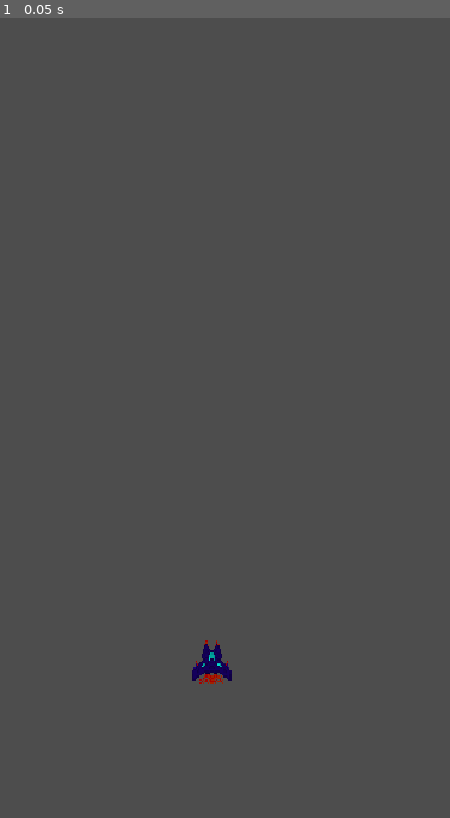
Above: before the commit, frame 1.
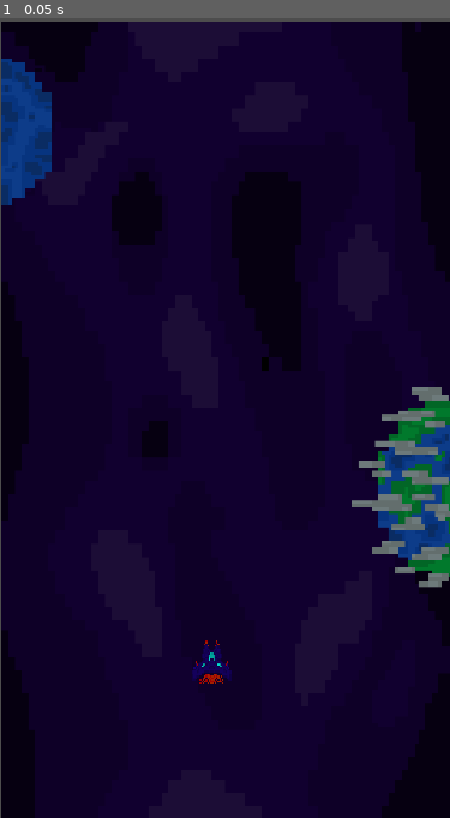
Above: after the commit, the same moment.

Repository: Cruzdabest/runaway-from-zombie-
Game: Godot game, scene res://assets/node_2d.tscn
Same seed, same stepped clock (60 frames per second), same inputs: the game is played once before the commit and once after it.
Inputs:
- Up to frame 1 (0.05 s): no input

The runs differ from the first frame. In frame 1, 99% of the frame differs, in the area x 0-100%, y 0-100%.

Commit message:
Add animated background sprites and configure sprite frames

Diff:
--- a/assets/node_2d.tscn
+++ b/assets/node_2d.tscn
@@ -2,8 +2,92 @@
 
 [ext_resource type="Script" uid="uid://dcp26dsc587cp" path="res://assets/scripts/node_2d.gd" id="1_nyviw"]
 [ext_resource type="PackedScene" uid="uid://b3ivuqpo66mdy" path="res://player.tscn" id="2_2n18y"]
+[ext_resource type="Texture2D" uid="uid://en23mktxf6x6" path="res://assets/Tatsuya/background/l0_sprite_01.png" id="2_pt6oa"]
+[ext_resource type="Texture2D" uid="uid://bcagejjql6f1y" path="res://assets/Tatsuya/background/l0_sprite_02.png" id="3_hd6xl"]
+[ext_resource type="Texture2D" uid="uid://s3s70jvryebg" path="res://assets/Tatsuya/background/l0_sprite_03.png" id="4_gil1v"]
+[ext_resource type="Texture2D" uid="uid://ceyatthoye6q2" path="res://assets/Tatsuya/background/l0_sprite_04.png" id="5_020w5"]
+[ext_resource type="Texture2D" uid="uid://bdcm0pds205bu" path="res://assets/Tatsuya/background/l0_sprite_05.png" id="6_ub0lc"]
+[ext_resource type="Texture2D" uid="uid://crmr6mvbwlwh0" path="res://assets/Tatsuya/background/l0_sprite_06.png" id="7_1lrfo"]
+[ext_resource type="Texture2D" uid="uid://2sarpg35bc3d" path="res://assets/Tatsuya/background/l0_sprite_07.png" id="8_00egk"]
+[ext_resource type="Texture2D" uid="uid://bs0ee7juaageh" path="res://assets/Tatsuya/background/l0_sprite_08.png" id="9_y3vas"]
+[ext_resource type="Texture2D" uid="uid://cu5d3lu6ubqrv" path="res://assets/Tatsuya/background/l0_sprite_09.png" id="10_7i2ea"]
+[ext_resource type="Texture2D" uid="uid://kbqjbhum1rlj" path="res://assets/Tatsuya/background/l0_sprite_10.png" id="11_8p316"]
+[ext_resource type="Texture2D" uid="uid://bwb7p47a4i48f" path="res://assets/Tatsuya/background/l0_sprite_11.png" id="12_eussk"]
+[ext_resource type="Texture2D" uid="uid://dag7sgbe30d3h" path="res://assets/Tatsuya/background/l0_sprite_12.png" id="13_o8mcx"]
+[ext_resource type="Texture2D" uid="uid://bksg4f2pcdtqt" path="res://assets/Tatsuya/background/l0_sprite_13.png" id="14_0exar"]
+[ext_resource type="Texture2D" uid="uid://bd0k0nj2kwxu" path="res://assets/Tatsuya/background/l0_sprite_14.png" id="15_uq83i"]
+[ext_resource type="Texture2D" uid="uid://b2w526al5l1ij" path="res://assets/Tatsuya/background/l0_sprite_15.png" id="16_jfhrq"]
+[ext_resource type="Texture2D" uid="uid://b2isq8tpfp14h" path="res://assets/Tatsuya/background/l0_sprite_16.png" id="17_0dj70"]
+[ext_resource type="Texture2D" uid="uid://o7s1y2qnpt1" path="res://assets/Tatsuya/background/l0_sprite_17.png" id="18_hqdae"]
+
+[sub_resource type="SpriteFrames" id="SpriteFrames_noj0c"]
+animations = [{
+"frames": [{
+"duration": 1.0,
+"texture": ExtResource("2_pt6oa")
+}, {
+"duration": 1.0,
+"texture": ExtResource("3_hd6xl")
+}, {
+"duration": 1.0,
+"texture": ExtResource("4_gil1v")
+}, {
+"duration": 1.0,
+"texture": ExtResource("5_020w5")
+}, {
+"duration": 1.0,
+"texture": ExtResource("6_ub0lc")
+}, {
+"duration": 1.0,
+"texture": ExtResource("7_1lrfo")
+}, {
+"duration": 1.0,
+"texture": ExtResource("8_00egk")
+}, {
+"duration": 1.0,
+"texture": ExtResource("9_y3vas")
+}, {
+"duration": 1.0,
+"texture": ExtResource("10_7i2ea")
+}, {
+"duration": 1.0,
+"texture": ExtResource("11_8p316")
+}, {
+"duration": 1.0,
+"texture": ExtResource("12_eussk")
+}, {
+"duration": 1.0,
+"texture": ExtResource("13_o8mcx")
+}, {
+"duration": 1.0,
+"texture": ExtResource("14_0exar")
+}, {
+"duration": 1.0,
+"texture": ExtResource("15_uq83i")
+}, {
+"duration": 1.0,
+"texture": ExtResource("16_jfhrq")
+}, {
+"duration": 1.0,
+"texture": ExtResource("17_0dj70")
+}, {
+"duration": 1.0,
+"texture": ExtResource("18_hqdae")
+}],
+"loop": true,
+"name": &"default",
+"speed": 18.0
+}]
 
 [node name="Game" type="Node2D" unique_id=1594044151]
 script = ExtResource("1_nyviw")
 
+[node name="BackGround" type="Node2D" parent="." unique_id=1897960529]
+
+[node name="AnimatedSprite2D" type="AnimatedSprite2D" parent="BackGround" unique_id=1007622908]
+position = Vector2(272, 483.5001)
+scale = Vector2(0.4, 0.39875013)
+sprite_frames = SubResource("SpriteFrames_noj0c")
+frame_progress = 0.6978877
+
 [node name="Player" parent="." unique_id=1372614169 instance=ExtResource("2_2n18y")]
